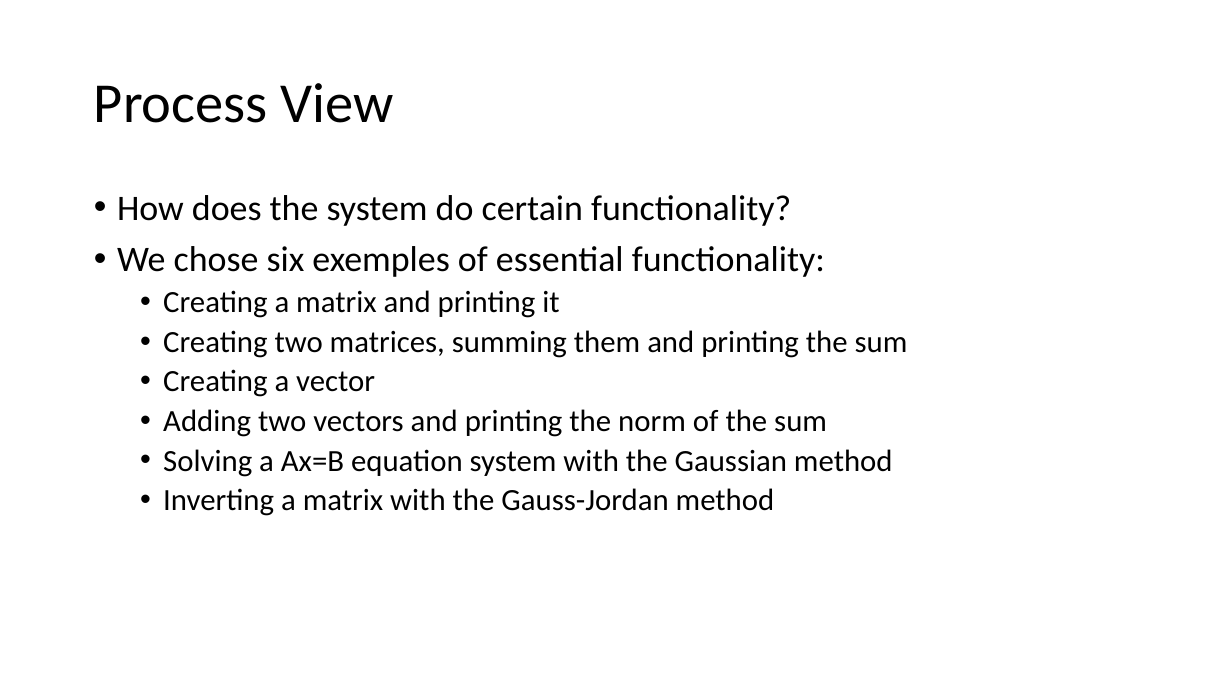
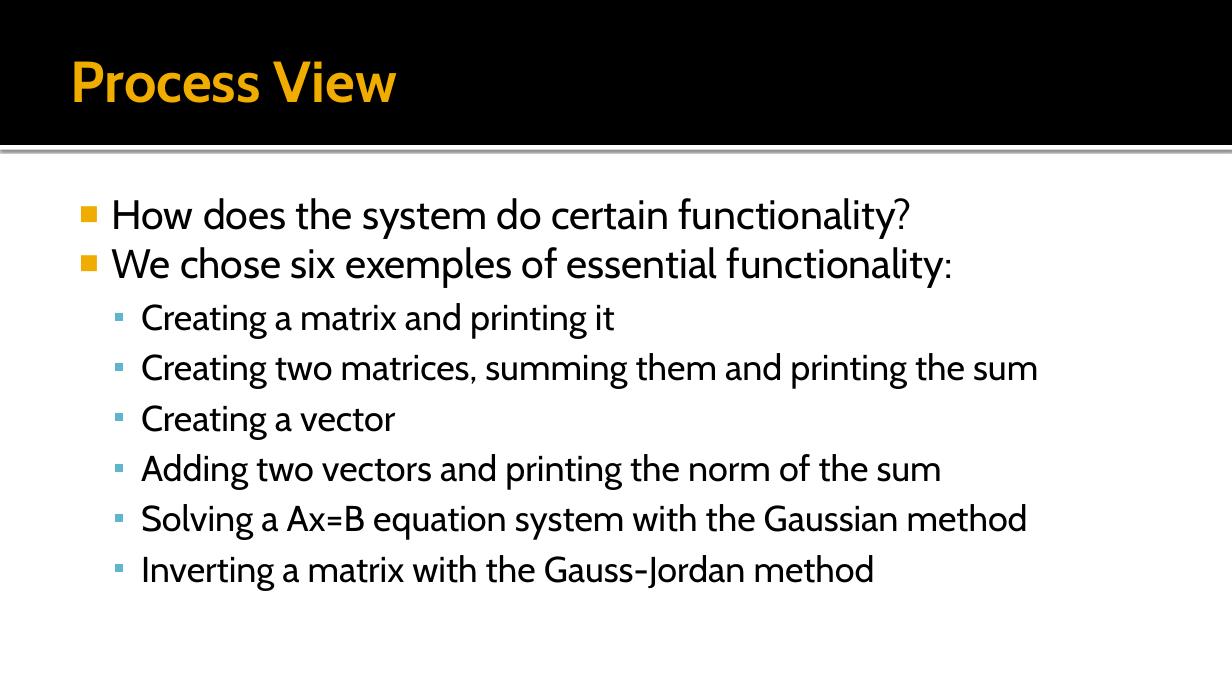
Before and after one commit to vkostyukov/la4j, a slide deck: slide 10 of ArchSW-docs/La4j.pptx. Drawn at 1232x693 pixels with LibreOffice and Linux fonts; fonts in the diff are those of the drawing; background and template pictures are left out. Boxes give left, top, right and bottom in pixels: in the first picture for what was removed or moved away, otherwise in the second. Text is boxed around its words. In the diff, an @@ line names an element or a change of style, - is before the commit and + after.

```diff
--- a/ArchSW-docs/La4j.pptx
+++ b/ArchSW-docs/La4j.pptx
@@ rectangle added at (x1=0, y1=0, x2=1232, y2=145), fill #000000 @@
@@ title "Process View" moved from (x1=94, y1=83, x2=393, y2=123) to (x1=71, y1=61, x2=397, y2=103) @@
@@ title "Process View" at (x1=71, y1=61, x2=397, y2=103): size 44 to 45 pt, font Calibri to Cabin, text colour #000000 to #F0AD00, bold on; line spacing 0.9 to 1 @@
@@ rectangle added at (x1=0, y1=145, x2=1232, y2=150), fill #FFFFFF @@
@@ text "How does the system do ..." at (x1=111, y1=198, x2=1038, y2=590): size 28 to 32 pt in "How does the system do certain functionality?", "We chose six exemples of essential functionality:"; font Calibri to Cabin; size 24 to 28 pt in "Creating a matrix and printing it", "Creating two matrices, summing them and printing ...", "Creating a vector", "Adding two vectors and printing the norm ..." and 2 more places; bullet • to ■; line spacing 0.9 to 1; less space between paragraphs; bullet • to ▪ @@
```
Also in this commit, not shown: 21 other slides changed.
